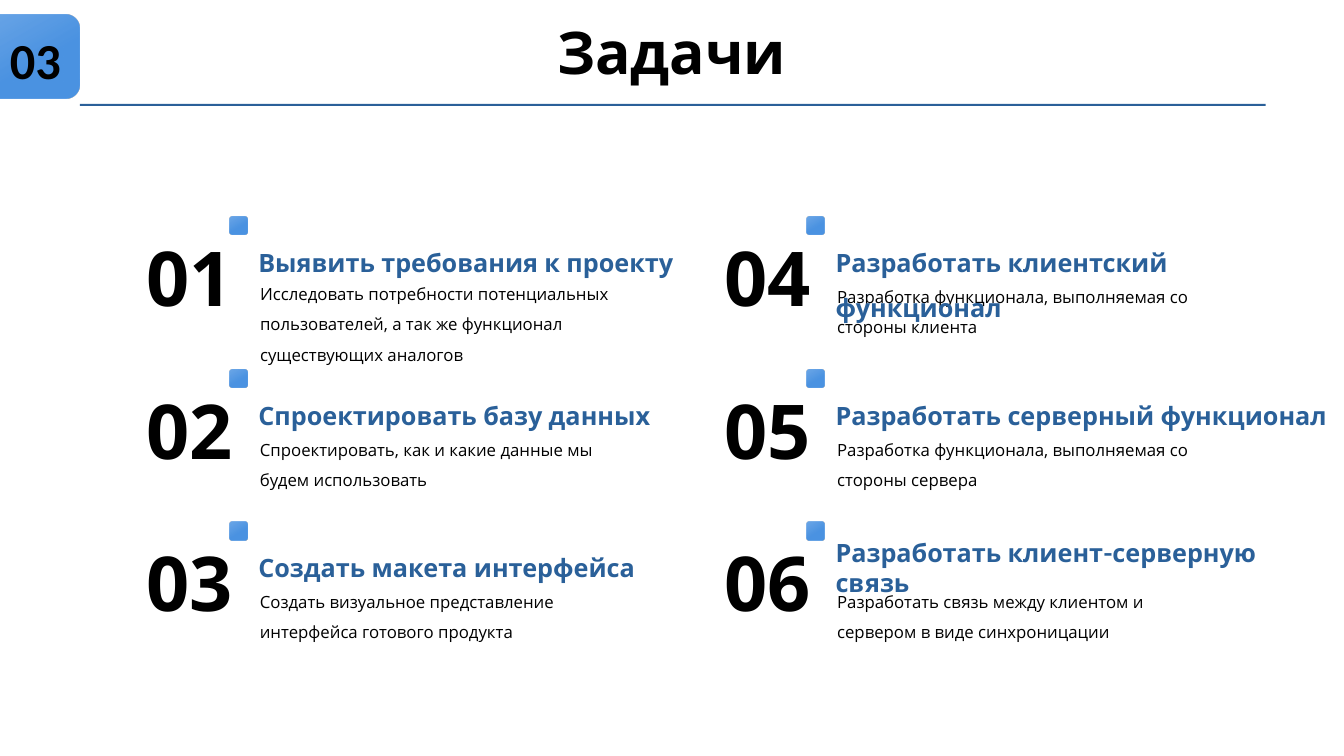
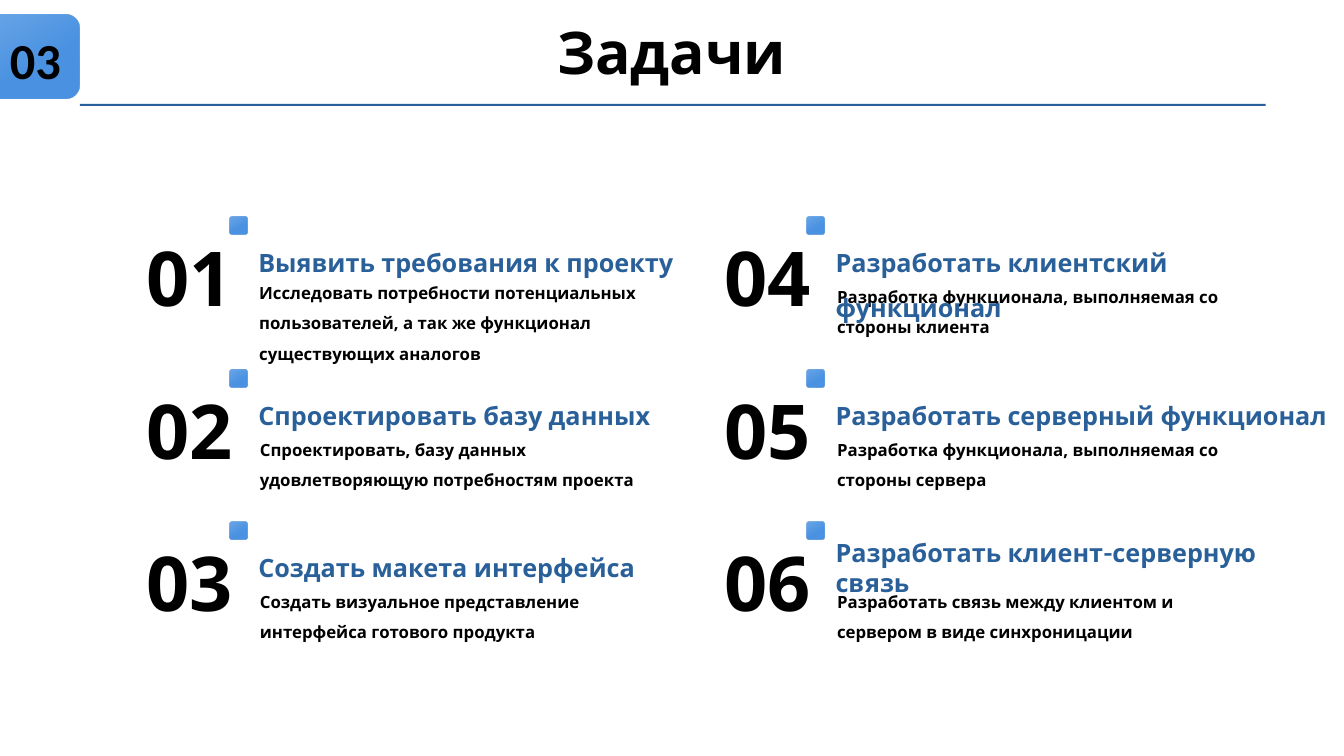
Before and after one commit to BaCat86/ProCo-python, a slide deck: slide 3 of Docs/Презентация/Individualny_proekt_ProCo.pptx. Drawn at 1344x756 pixels with LibreOffice and Linux fonts; fonts in the diff are those of the drawing. Boxes give left, top, right and bottom in pixels: in the first picture for what was removed or moved away, otherwise in the second. Text is boxed around its words. In the diff, an @@ line names an element or a change of style, - is before the commit and + after.

```diff
--- a/Docs/Презентация/Individualny_proekt_ProCo.pptx
+++ b/Docs/Презентация/Individualny_proekt_ProCo.pptx
@@ bold on in 5 elements at (260,596,579,642), (837,443,1218,490), (837,592,1173,642), (837,290,1218,337), (259,286,635,364) @@
@@ text removed at (260,444,592,490) @@
-Спроектировать, как и какие данные мы будем использовать
@@ text added at (260,443,634,490), 12 pt, text #000000, bold @@
+Спроектировать, базу данных удовлетворяющую потребностям проекта
```
Also in this commit, not shown: 10 other slides changed, 1 other file.
